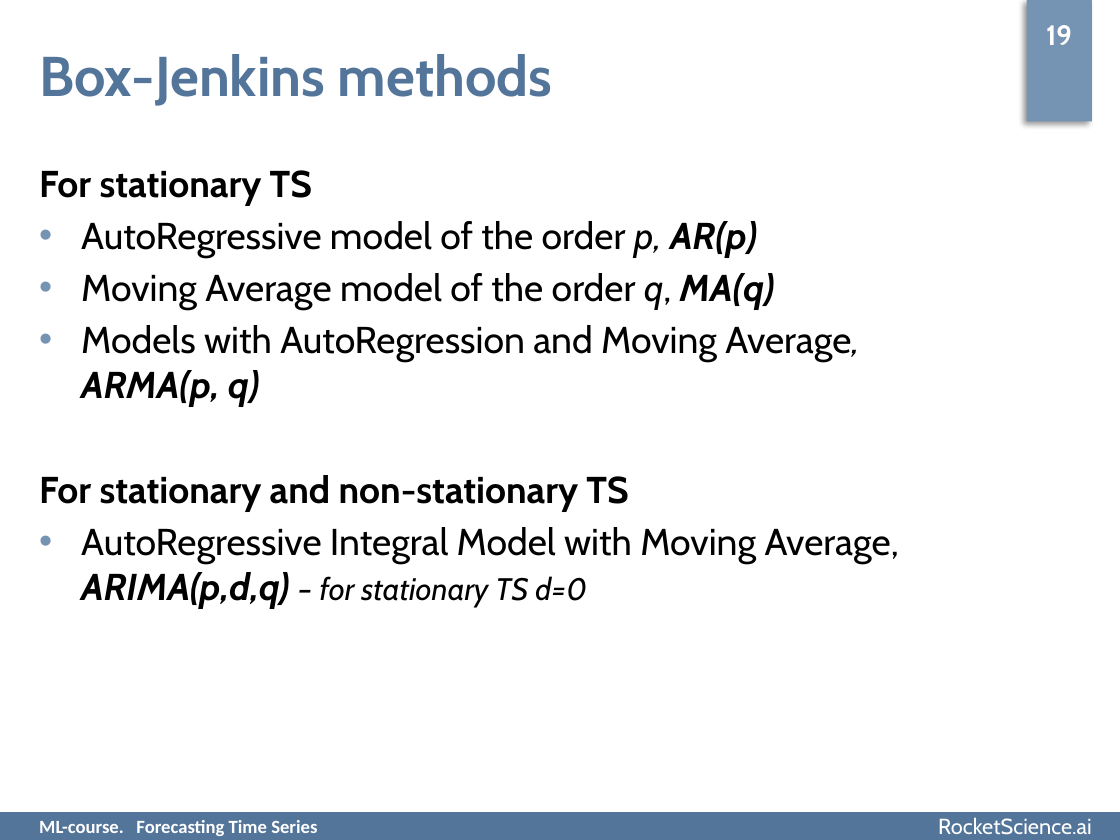
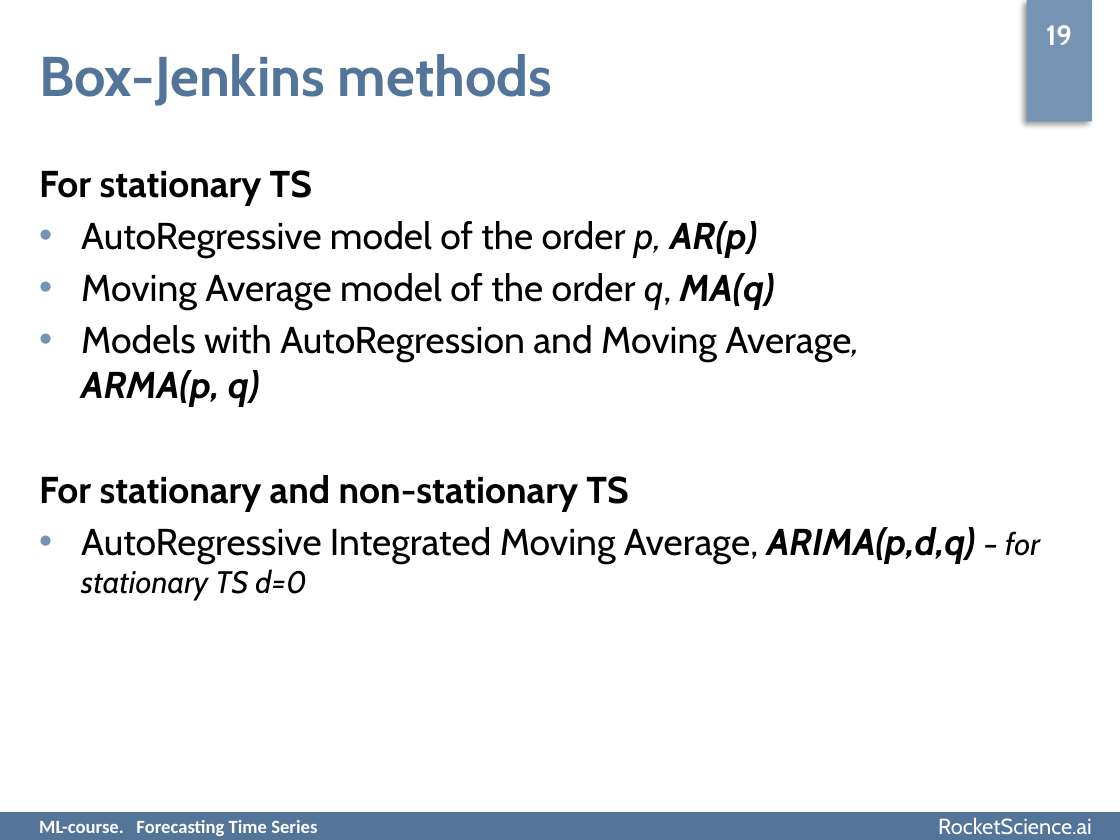
Before and after one commit to rjaffk/tensorby, a slide deck: slide 19 of lecture_timeseries/presentation/lecture_timeseries.pptx. Drawn at 1120x840 pixels with LibreOffice and Linux fonts; fonts in the diff are those of the drawing; background and template pictures are left out. Boxes give left, top, right and bottom in pixels: in the first picture for what was removed or moved away, otherwise in the second. Text is boxed around its words. In the diff, an @@ line names an element or a change of style, - is before the commit and + after.

Commit message:
update

```diff
--- a/lecture_timeseries/presentation/lecture_timeseries.pptx
+++ b/lecture_timeseries/presentation/lecture_timeseries.pptx
@@ text at (81,527,1040,601): text changed @@
-• AutoRegressive Integral Model with Moving Average, ARIMA(p,d,q) – for stationary TS d=0
+• AutoRegressive Integrated Moving Average, ARIMA(p,d,q) – for stationary TS d=0
```
Also in this commit, not shown: 2 other slides changed.
